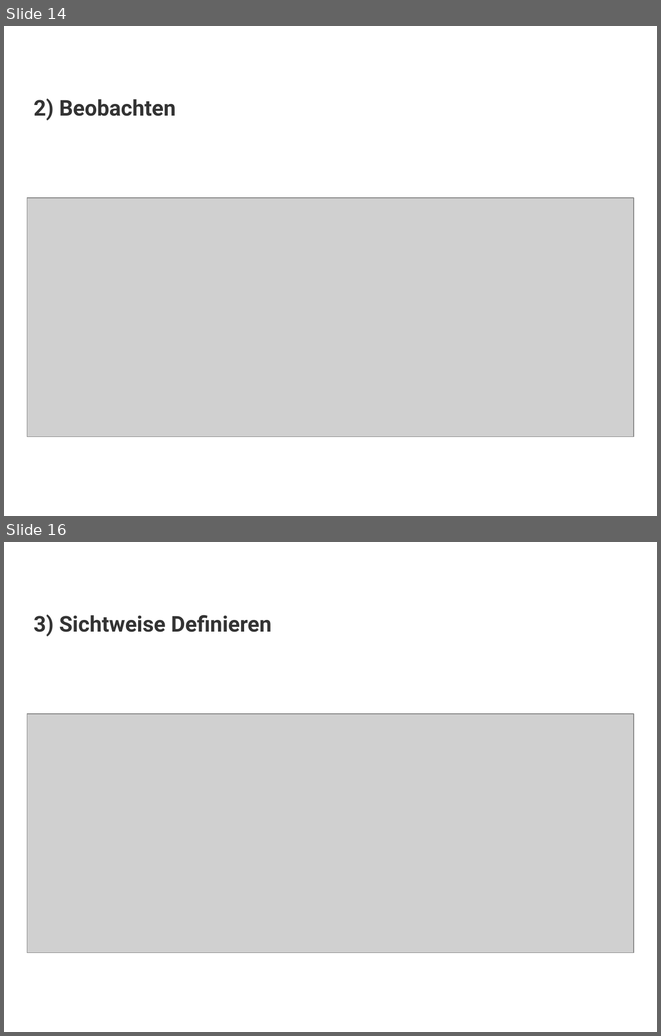
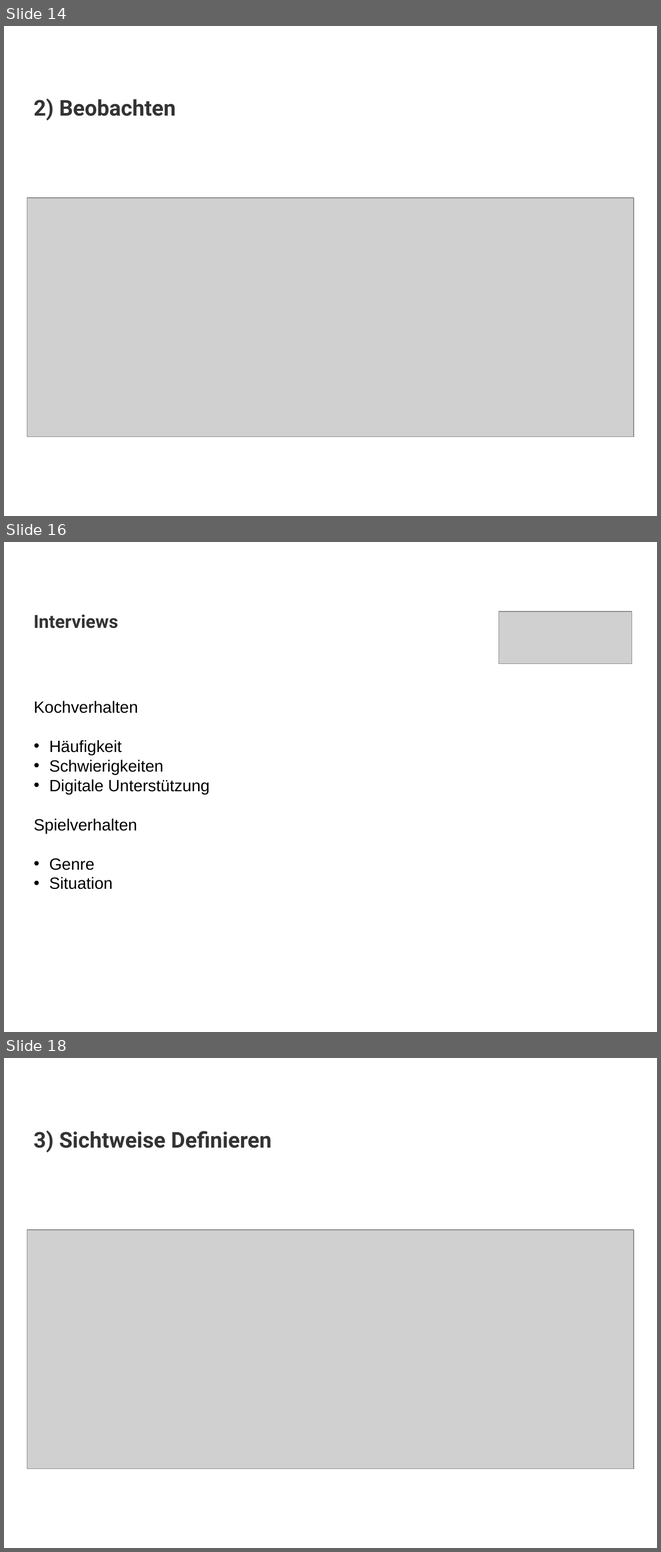
Before and after one commit to JeanlucE/Rezepte, a slide deck: Slides.ppt. Shown one above the other, each under a label of ours: slides 14 and 16 before the commit, slides 14, 16 and 18 after it; the slides between them are not shown. The pictures are 661x1036 and 661x1552 pixels, drawn with LibreOffice and Linux fonts; fonts in the diff are those of the drawing; grey boxes stand for pictures; background and template pictures are left out. Boxes give left, top, right and bottom in pixels: in the first picture for what was removed or moved away, otherwise in the second. Text is boxed around its words. In the diff, an @@ line names an element or a change of style, - is before the commit and + after.

```diff
--- a/Slides.ppt
+++ b/Slides.ppt
@@ slide 16 added at <box>4,542,657,1032</box>, background picture (left out) @@
@@ title added at <box>34,614,118,628</box>, 20 pt, text #333333, bold @@
+Interviews
@@ picture added at <box>498,611,632,663</box> @@
@@ text added at <box>34,700,210,889</box>, 18 pt, text #000000 @@
+Kochverhalten
+• Häufigkeit
+• Schwierigkeiten
+• Digitale Unterstützung
+Spielverhalten
+• Genre
+• Situation
@@ what was slide 16 is now slide 18 @@
```
Also in this commit, not shown: 2 other slides added, 1 slide removed.
